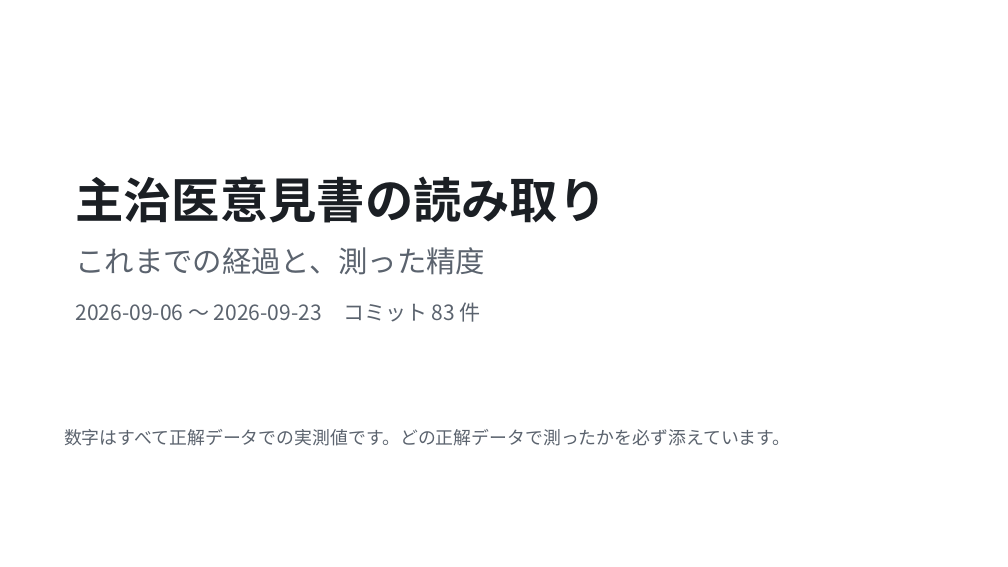
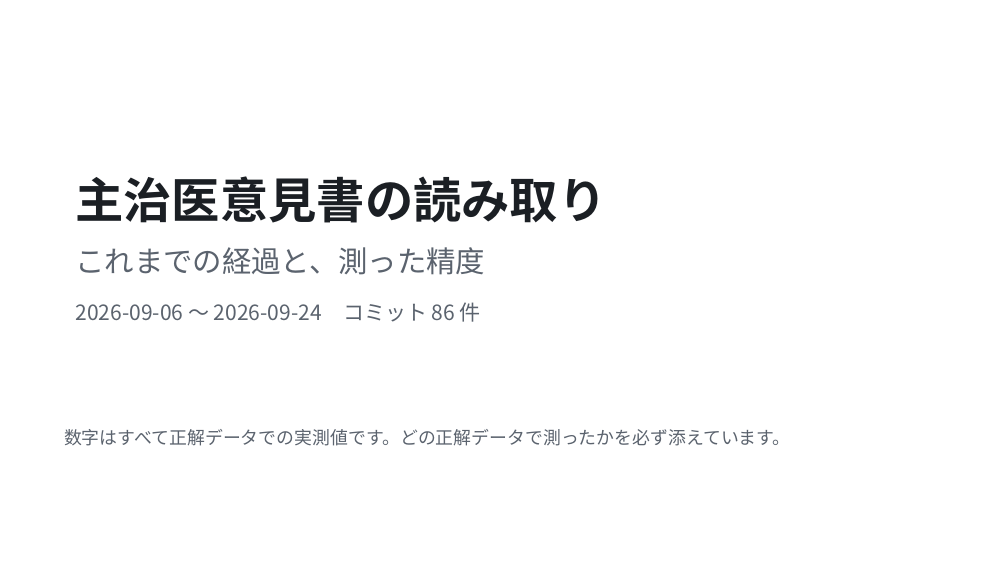
Before and after one commit to masarusanuki/ikensho-ocr, a slide deck: slide 1 of docs/主治医意見書読み取り_経過と精度.pptx. Drawn at 1008x567 pixels with LibreOffice and Linux fonts; fonts in the diff are those of the drawing. Boxes give left, top, right and bottom in pixels: in the first picture for what was removed or moved away, otherwise in the second. Text is boxed around its words. In the diff, an @@ line names an element or a change of style, - is before the commit and + after.

```diff
--- a/docs/主治医意見書読み取り_経過と精度.pptx
+++ b/docs/主治医意見書読み取り_経過と精度.pptx
@@ text at <box>75,302,481,322</box>: text changed @@
-2026-09-06 〜 2026-09-23 コミット 83 件
+2026-09-06 〜 2026-09-24 コミット 86 件
```
Also in this commit, not shown: 2 other slides changed, 2 other files.
